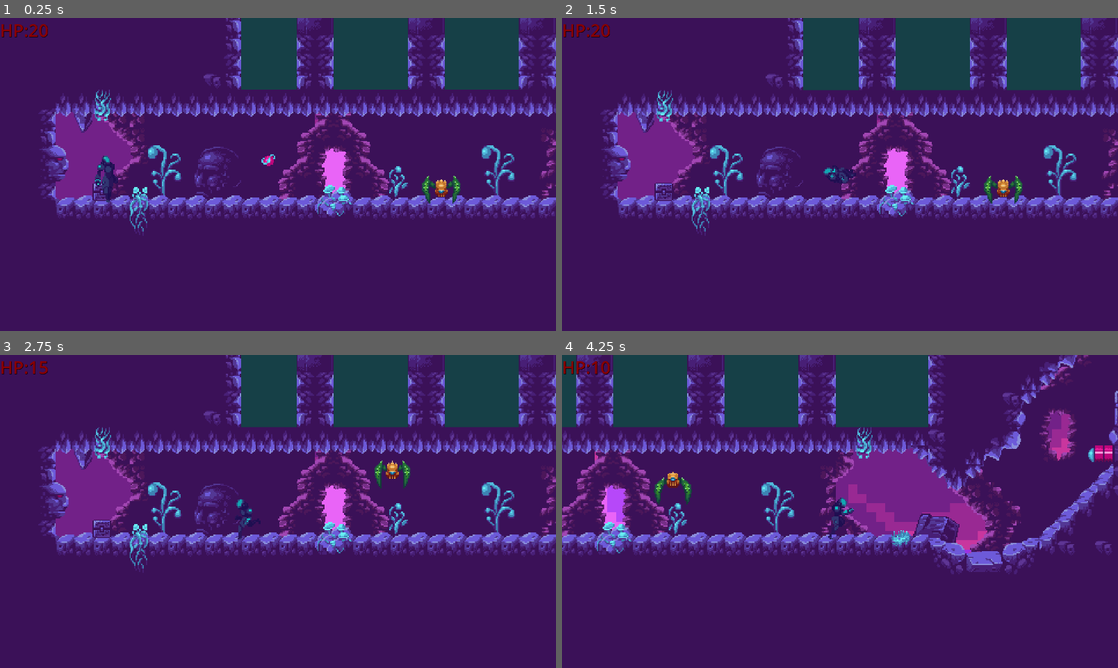
Above: before the commit, frames 1-4 (two rows, left to right).
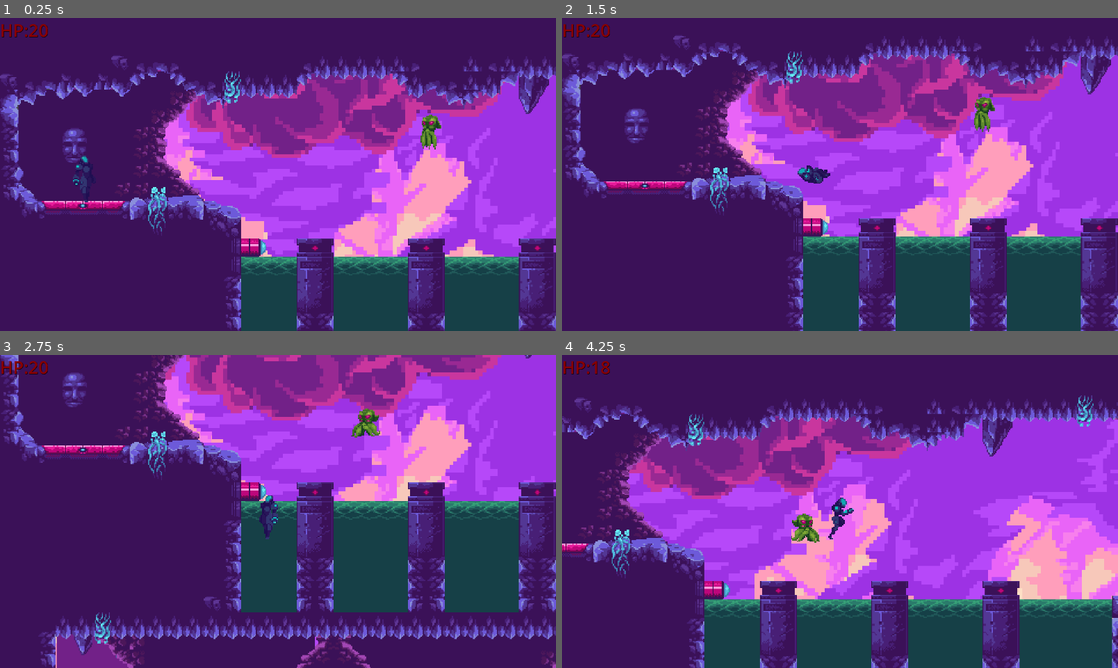
Above: after the commit, the same moments.

Repository: Phlegmlee/Astroshift
Game: Godot game, scene res://Levels/Level_1_Normal.tscn
The game is run twice, just before and just after one commit, with the same random seed, the same clock (stepped at 60 frames per second) and the same inputs. Sound files missing from this copy of the repository are replaced by a short silence.
Inputs (mouse positions are in pixels of both pictures, inside the frame that each line leads up to):
- Up to frame 1 (0.25 s): no input
- Up to frame 2 (1.5 s): move the mouse to (962, 158) at 0.52 s; hold Right (player_right) from 0.53 s (still down); click (962, 158) at 0.6 s; tap W (player_jump) at 0.77 s; move the mouse to (728, 190) at 1.27 s; click (728, 190) at 1.35 s
- Up to frame 3 (2.75 s): tap W (player_jump) at 1.52 s; move the mouse to (333, 442) at 2.02 s; release Right (player_right) at 2.03 s; hold Left (player_left) from 2.03 s (still down); click (333, 442) at 2.1 s
- Up to frame 4 (4.25 s): move the mouse to (812, 574) at 2.77 s; release Left (player_left) at 2.78 s; hold Right (player_right) from 2.78 s (still down); click (812, 574) at 2.85 s; tap W (player_jump) at 3.02, 3.77 s; move the mouse to (1006, 558) at 3.52 s; click (1006, 558) at 3.6 s

The runs differ from the first frame. In frame 1, 65% of the frame differs, in the area x 0-100%, y 0-100%; in frame 2, 66%; in frame 3, 61%; in frame 4, 77%.

Commit message:
Re-Enable Shooting and Adjust
Re-Enabled shooting and enemy hitboxes, adjusted size of bullet to match new player/world.

Diff:
--- a/Backgroud Objects/Fungal Planet BG.tscn
+++ b/Backgroud Objects/Fungal Planet BG.tscn
@@ -10,19 +10,17 @@
 script = ExtResource("1_iigc0")
 
 [node name="BG" type="ParallaxLayer" parent="."]
-motion_scale = Vector2(0.05, 0.05)
-motion_mirroring = Vector2(600, 2.08165e-12)
+motion_scale = Vector2(0.1, 0.5)
+motion_mirroring = Vector2(240, 2.08165e-12)
 
-[node name="Background" type="Sprite2D" parent="BG"]
-position = Vector2(300, 220)
-scale = Vector2(2.5, 2.5)
+[node name="Sprite2D" type="Sprite2D" parent="BG"]
+position = Vector2(120, 88.75)
 texture = ExtResource("1_wslxm")
 
 [node name="MG" type="ParallaxLayer" parent="."]
-motion_scale = Vector2(0.1, 0.1)
-motion_mirroring = Vector2(680, 2.08165e-12)
+motion_scale = Vector2(0.2, 0.7)
+motion_mirroring = Vector2(272, 2.08165e-12)
 
-[node name="Middleground" type="Sprite2D" parent="MG"]
-position = Vector2(340, 220)
-scale = Vector2(2.5, 2.5)
+[node name="Sprite2D" type="Sprite2D" parent="MG"]
+position = Vector2(136.25, 88.75)
 texture = ExtResource("2_hyney")
--- a/Enemies/crab.tscn
+++ b/Enemies/crab.tscn
@@ -97,7 +97,6 @@
 
 [node name="CollisionShape2D" type="CollisionShape2D" parent="PlayerDetection"]
 shape = SubResource("CircleShape2D_tl6ye")
-disabled = true
 metadata/_edit_lock_ = true
 
 [node name="DamageHitbox" type="Area2D" parent="."]
--- a/Enemies/jumper.tscn
+++ b/Enemies/jumper.tscn
@@ -82,7 +82,6 @@
 shape = SubResource("CapsuleShape2D_76lk6")
 
 [node name="PlayerDetection" type="Area2D" parent="."]
-visible = false
 
 [node name="CollisionShape2D" type="CollisionShape2D" parent="PlayerDetection"]
 shape = SubResource("CircleShape2D_tl6ye")
--- a/Enemies/squid.tscn
+++ b/Enemies/squid.tscn
@@ -92,7 +92,6 @@
 
 [node name="CollisionShape2D" type="CollisionShape2D" parent="PlayerDetection"]
 shape = SubResource("CircleShape2D_tl6ye")
-disabled = true
 metadata/_edit_lock_ = true
 
 [node name="DamageHitbox" type="Area2D" parent="."]
--- a/Levels/Level_1_Normal.gd
+++ /dev/null
@@ -1,7 +0,0 @@
-extends Node2D
-
-
-# Called when the node enters the scene tree for the first time.
-func _ready():
-	#MusicController.play_music()
-	pass
--- a/Levels/Level_1_Normal.tscn
+++ b/Levels/Level_1_Normal.tscn
@@ -1,7 +1,6 @@
-[gd_scene load_steps=10 format=3 uid="uid://6u8mnumw1xwd"]
+[gd_scene load_steps=9 format=3 uid="uid://6u8mnumw1xwd"]
 
 [ext_resource type="PackedScene" uid="uid://cli1umy5y6wiy" path="res://Backgroud Objects/Fungal Planet BG.tscn" id="1_6ejrl"]
-[ext_resource type="Script" path="res://Levels/Level_1_Normal.gd" id="1_ynv3r"]
 [ext_resource type="PackedScene" uid="uid://f5ep4tppip1u" path="res://Player/Player.tscn" id="1_ypanh"]
 [ext_resource type="PackedScene" uid="uid://5ak6u68tgrcl" path="res://Map Items/Alien World.tscn" id="2_t5ej0"]
 [ext_resource type="PackedScene" uid="uid://c7etxb61lgifj" path="res://Enemies/crab.tscn" id="4_cxs3e"]
@@ -20,7 +19,6 @@
 "
 
 [node name="Level_1_Normal" type="Node2D"]
-script = ExtResource("1_ynv3r")
 
 [node name="Fungal Planet BG" parent="." instance=ExtResource("1_6ejrl")]
 
@@ -44,7 +42,7 @@
 [node name="Player" type="Node2D" parent="."]
 
 [node name="Player" parent="Player" instance=ExtResource("1_ypanh")]
-position = Vector2(93, 469)
+position = Vector2(74, 248)
 
 [node name="Mobs" type="Node2D" parent="."]
 
--- a/Player/Bullet.tscn
+++ b/Player/Bullet.tscn
@@ -10,7 +10,8 @@
 [ext_resource type="Texture2D" uid="uid://bqe7c7eeqex32" path="res://Assets/Sprite Sheets/enemies/impact/impact-5.png" id="8_8je5y"]
 
 [sub_resource type="CapsuleShape2D" id="CapsuleShape2D_p3hur"]
-height = 80.0
+radius = 10.0
+height = 60.0
 
 [sub_resource type="SpriteFrames" id="SpriteFrames_eoj6f"]
 animations = [{
@@ -48,22 +49,21 @@
 
 [sub_resource type="CapsuleShape2D" id="CapsuleShape2D_cuhe2"]
 radius = 4.76837e-07
-height = 80.0
+height = 30.0
 
 [node name="Bullet" type="StaticBody2D"]
 script = ExtResource("1_f2yjd")
 
 [node name="CollisionShape2D" type="CollisionShape2D" parent="."]
-position = Vector2(1.42157e-16, -2)
+position = Vector2(1.0966e-13, -1)
 rotation = 1.5708
-scale = Vector2(0.2, 0.2)
+scale = Vector2(0.1, 0.1)
 shape = SubResource("CapsuleShape2D_p3hur")
 
 [node name="BulletSprite" type="AnimatedSprite2D" parent="."]
-visible = false
-scale = Vector2(2.5, 2.5)
 sprite_frames = SubResource("SpriteFrames_eoj6f")
 autoplay = "default"
+metadata/_edit_lock_ = true
 
 [node name="Area2D" type="Area2D" parent="."]
 
--- a/Player/Player.tscn
+++ b/Player/Player.tscn
@@ -739,7 +739,7 @@
 metadata/_edit_lock_ = true
 
 [node name="ShootPosition" type="Node2D" parent="."]
-position = Vector2(14, 1)
+position = Vector2(28, 2)
 
 [node name="AnimationTree" type="AnimationTree" parent="."]
 active = false
--- a/Player/Player_Script.gd
+++ b/Player/Player_Script.gd
@@ -69,12 +69,12 @@
 		else:
 			velocity.x = move_toward(velocity.x, 0, powerSPEED)
 
-		#if Input.is_action_just_pressed("player_attack") and velocity.x > 0:
+		if Input.is_action_just_pressed("player_attack") and velocity.x > 0:
 			#anim.play("PowerAnimations/PowerRunningShoot")
-			#shoot()
-		#elif Input.is_action_just_pressed("player_attack"):
+			shoot()
+		elif Input.is_action_just_pressed("player_attack"):
 			#anim.play("PowerAnimations/PowerShoot")
-			#shoot()
+			shoot()
 
 	move_and_slide()
 
@@ -106,4 +106,4 @@
 func Death():
 	print("Player Death")
 	self.queue_free()
-	#get_tree().change_scene_to_file("res://Levels/Level_1_Normal.tscn")
+	get_tree().change_scene_to_file("res://Levels/Level_1_Normal.tscn")
